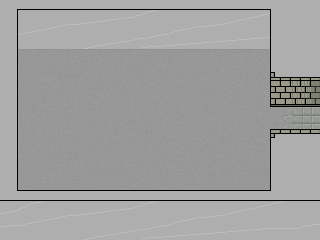
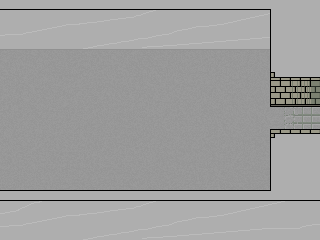
Layers edited between the first and the second 320×240 image:
painted on "wall-bottom" (1st of 3, in "C-0") over <box>17,49,18,190</box>
painted on "Layer 19 copy" over <box>0,9,18,191</box>
